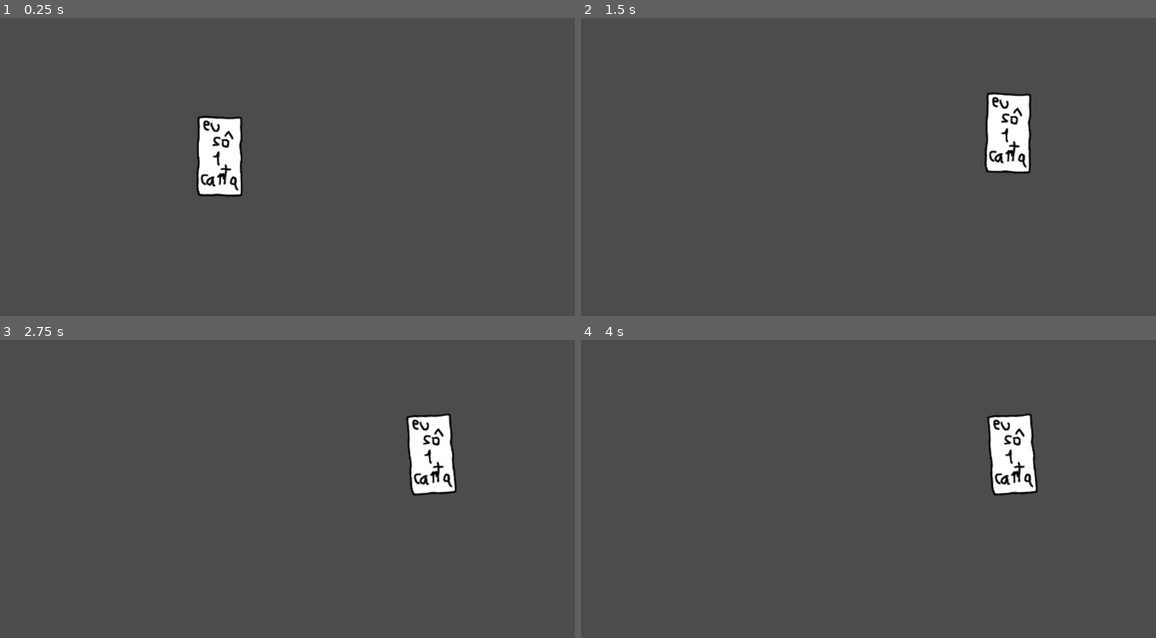
Above: before the commit, frames 1-4 (two rows, left to right).
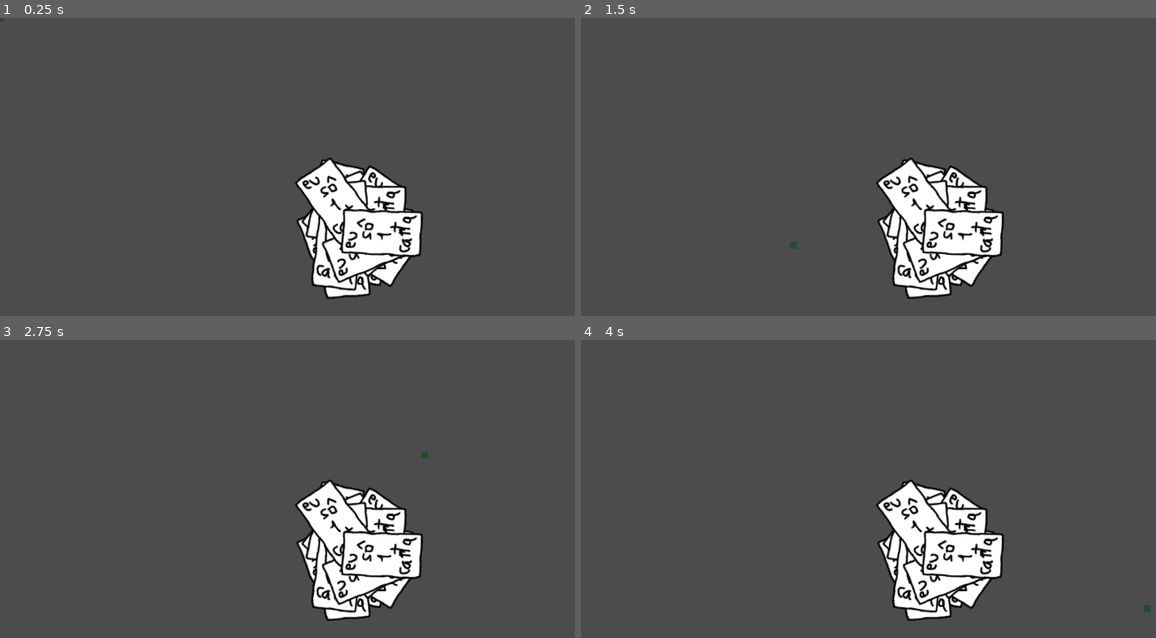
Above: after the commit, the same moments.

Repository: brocoli/ld43
Game: Godot game, scene res://scene/Main.tscn
Same seed, same stepped clock (60 frames per second), same inputs: the game is played once before the commit and once after it.
Inputs (mouse positions are in pixels of both pictures, inside the frame that each line leads up to):
- Up to frame 1 (0.25 s): no input
- Up to frame 2 (1.5 s): tap Enter at 0.5 s; drag from (799, 155) to (1006, 134) at 0.52 s; drag from (793, 244) to (897, 307) at 1.27 s
- Up to frame 3 (2.75 s): move the mouse to (425, 456) at 2.02 s; click (425, 456) at 2.17 s
- Up to frame 4 (4 s): drag from (897, 629) to (724, 486) at 2.77 s; tap Space at 3.5 s; move the mouse to (1144, 608) at 3.52 s; click (1144, 608) at 3.67 s

The runs differ from the first frame. In frame 1, 9.1% of the frame differs, in the area x 0-74%, y 0-95%; in frame 2, 9.1%, in the area x 36-79%, y 24-95%; in frame 3, 9.1%; in frame 4, 9.1%.

Commit message:
Fix order of grabbing cards

Diff:
--- a/Area2D.gd
+++ /dev/null
@@ -1,15 +0,0 @@
-extends Area2D
-
-# class member variables go here, for example:
-# var a = 2
-# var b = "textvar"
-
-func _ready():
-	# Called when the node is added to the scene for the first time.
-	# Initialization here
-	pass
-
-#func _process(delta):
-#	# Called every frame. Delta is time since last frame.
-#	# Update game logic here.
-#	pass
--- a/scene/Card.gd
+++ /dev/null
@@ -1,28 +0,0 @@
-extends RigidBody2D
-signal hit
-
-export (PackedScene) var TouchDragPhysics
-
-var draggableBody = null
-
-func _unhandled_input(event):
-	if event is InputEventMouseButton and not event.pressed and draggableBody != null:
-		drop()
-	if (draggableBody != null) and event is InputEventMouseMotion:
-		draggableBody.position += event.relative
-
-func _input_event(viewport, event, shape_idx):
-	if event is InputEventMouseButton and event.pressed and draggableBody == null:
-		lift()
-
-func lift():
-	draggableBody = TouchDragPhysics.instance()
-	draggableBody.position = get_viewport().get_mouse_position()
-	get_parent().add_child(draggableBody)
-
-	var joint = draggableBody.get_node("PinJoint2D")
-	joint.set_node_b(get_path())
-
-func drop():
-	get_parent().remove_child(draggableBody)
-	draggableBody = null
--- a/scene/Card.tscn
+++ b/scene/Card.tscn
@@ -1,19 +1,17 @@
-[gd_scene load_steps=5 format=2]
+[gd_scene load_steps=3 format=2]
 
-[ext_resource path="res://scene/Card.gd" type="Script" id=1]
-[ext_resource path="res://scene/TouchDragPhysics.tscn" type="PackedScene" id=2]
-[ext_resource path="res://art/card.png" type="Texture" id=3]
+[ext_resource path="res://art/card.png" type="Texture" id=1]
 
 [sub_resource type="RectangleShape2D" id=1]
 
 custom_solver_bias = 0.0
 extents = Vector2( 31.8622, 57.2465 )
 
-[node name="Card" type="RigidBody2D" index="0"]
+[node name="Card" type="RigidBody2D"]
 
-input_pickable = true
+input_pickable = false
 collision_layer = 1
-collision_mask = 1
+collision_mask = 0
 mode = 0
 mass = 1.0
 friction = 1.0
@@ -29,14 +27,13 @@
 linear_damp = -1.0
 angular_velocity = 0.0
 angular_damp = -1.0
-script = ExtResource( 1 )
-_sections_unfolded = [ "Angular", "Applied Forces", "Collision", "Linear", "Pickable" ]
-TouchDragPhysics = ExtResource( 2 )
+_sections_unfolded = [ "Angular", "Applied Forces", "Collision", "Linear", "Pickable", "Transform", "Z Index" ]
 
 [node name="Sprite" type="Sprite" parent="." index="0"]
 
-texture = ExtResource( 3 )
+texture = ExtResource( 1 )
 
 [node name="CollisionShape2D" type="CollisionShape2D" parent="." index="1"]
 
 shape = SubResource( 1 )
+_sections_unfolded = [ "Material", "Transform", "Visibility", "Z Index" ]
--- /dev/null
+++ b/scene/CardHandler.gd
@@ -0,0 +1,68 @@
+extends Node
+
+export (PackedScene) var Card
+export (PackedScene) var TouchDragPhysics
+export (int) var amount
+export (float) var radius
+
+var focusedCard
+var draggableBody
+
+func _ready():
+	spawn_cards()
+
+func spawn_cards():
+	for i in range(amount):
+		spawn_card(i)
+
+func spawn_card(i):
+	var distance = rand_range(0, radius)
+	var angle = rand_range(0, 2*PI)
+	var pos = Vector2(distance*cos(angle), distance*sin(angle))
+
+	var rot = rand_range(0, 2*PI)
+
+	var card = Card.instance()
+	card.position = pos
+	card.rotation = rot
+	card.z_index = i
+
+	add_child(card)
+
+func _input(event):
+	if event is InputEventMouseButton and not event.pressed and focusedCard != null:
+		drop_card()
+
+	if focusedCard != null and event is InputEventMouseMotion:
+		draggableBody.position += event.relative
+
+
+func try_lift_card(bodies):
+	if focusedCard == null:
+		var card = null
+		var max_z = -INF
+
+		for stuffzor in bodies:
+			var new_z = stuffzor.z_index
+			if max_z < new_z:
+				max_z = new_z
+				card = stuffzor
+
+		if card != null:
+			lift_card(card)
+
+func lift_card(card):
+	focusedCard = card
+
+	draggableBody = TouchDragPhysics.instance()
+	draggableBody.position = get_viewport().get_mouse_position()
+	get_node("/root/Main").add_child(draggableBody)
+
+	var joint = draggableBody.get_node("PinJoint2D")
+	joint.set_node_b(card.get_path())
+
+func drop_card():
+	get_node("/root/Main").remove_child(draggableBody)
+	draggableBody = null
+
+	focusedCard = null
--- /dev/null
+++ b/scene/CardHandler.tscn
@@ -0,0 +1,33 @@
+[gd_scene load_steps=4 format=2]
+
+[ext_resource path="res://scene/CardHandler.gd" type="Script" id=1]
+[ext_resource path="res://scene/Card.tscn" type="PackedScene" id=2]
+[ext_resource path="res://scene/TouchDragPhysics.tscn" type="PackedScene" id=3]
+
+[node name="CardHandler" type="Node2D" index="0"]
+
+script = ExtResource( 1 )
+_sections_unfolded = [ "Material", "Transform", "Visibility", "Z Index" ]
+Card = ExtResource( 2 )
+TouchDragPhysics = ExtResource( 3 )
+amount = 20
+radius = 50.0
+
+[node name="ColorRect" type="ColorRect" parent="." index="0"]
+
+anchor_left = 0.0
+anchor_top = 0.0
+anchor_right = 0.0
+anchor_bottom = 0.0
+margin_left = -5.0
+margin_top = -5.0
+margin_right = 5.0
+margin_bottom = 5.0
+rect_pivot_offset = Vector2( 0, 0 )
+rect_clip_content = false
+mouse_filter = 0
+mouse_default_cursor_shape = 0
+size_flags_horizontal = 1
+size_flags_vertical = 1
+color = Color( 0.358626, 0.0561981, 0.496094, 0.501961 )
+_sections_unfolded = [ "Margin" ]
--- /dev/null
+++ b/scene/CardPicker.gd
@@ -0,0 +1,10 @@
+extends Area2D
+
+func _input(event):
+	if event is InputEventMouseButton:
+		var bodies = get_overlapping_bodies()
+		get_node("/root/Main/CardHandler").try_lift_card(bodies)
+
+func _unhandled_input(event):
+	if event is InputEventMouseMotion:
+		position = get_viewport().get_mouse_position()
--- /dev/null
+++ b/scene/CardPicker.tscn
@@ -0,0 +1,44 @@
+[gd_scene load_steps=3 format=2]
+
+[ext_resource path="res://scene/CardPicker.gd" type="Script" id=1]
+
+[sub_resource type="CircleShape2D" id=1]
+
+custom_solver_bias = 0.0
+radius = 10.0
+
+[node name="CardPicker" type="Area2D"]
+
+input_pickable = false
+gravity_vec = Vector2( 0, 1 )
+gravity = 98.0
+linear_damp = 0.1
+angular_damp = 1.0
+audio_bus_override = false
+audio_bus_name = "Master"
+script = ExtResource( 1 )
+_sections_unfolded = [ "Material", "Pickable", "Transform", "Visibility", "Z Index" ]
+
+[node name="CollisionShape2D" type="CollisionShape2D" parent="." index="0"]
+
+shape = SubResource( 1 )
+_sections_unfolded = [ "Transform", "Z Index" ]
+
+[node name="ColorRect" type="ColorRect" parent="." index="1"]
+
+anchor_left = 0.0
+anchor_top = 0.0
+anchor_right = 0.0
+anchor_bottom = 0.0
+margin_left = -5.0
+margin_top = -5.0
+margin_right = 5.0
+margin_bottom = 5.0
+rect_pivot_offset = Vector2( 0, 0 )
+rect_clip_content = false
+mouse_filter = 0
+mouse_default_cursor_shape = 0
+size_flags_horizontal = 1
+size_flags_vertical = 1
+color = Color( 0.0285645, 0.28125, 0.0561961, 0.501961 )
+_sections_unfolded = [ "Margin" ]
--- a/scene/Main.tscn
+++ b/scene/Main.tscn
@@ -1,9 +1,16 @@
-[gd_scene load_steps=2 format=2]
+[gd_scene load_steps=3 format=2]
 
-[ext_resource path="res://scene/Card.tscn" type="PackedScene" id=1]
+[ext_resource path="res://scene/CardHandler.tscn" type="PackedScene" id=1]
+[ext_resource path="res://scene/CardPicker.tscn" type="PackedScene" id=2]
 
-[node name="Main" type="Node"]
+[node name="Main" type="Node2D"]
 
-[node name="Card" parent="." index="0" instance=ExtResource( 1 )]
+z_index = 2
+_sections_unfolded = [ "Pause", "Z Index" ]
 
-position = Vector2( 318.005, 200.554 )
+[node name="CardHandler" parent="." index="0" instance=ExtResource( 1 )]
+
+position = Vector2( 510, 300 )
+_sections_unfolded = [ "Material", "Pause", "Transform", "Visibility", "Z Index" ]
+
+[node name="CardPicker" parent="." index="1" instance=ExtResource( 2 )]
--- a/scene/TouchDragPhysics.tscn
+++ b/scene/TouchDragPhysics.tscn
@@ -9,7 +9,7 @@
 
 input_pickable = false
 collision_layer = 1
-collision_mask = 1
+collision_mask = 0
 collision/safe_margin = 0.08
 _sections_unfolded = [ "Collision", "Pickable", "Transform", "Z Index", "collision" ]
 
@@ -27,7 +27,6 @@
 
 [node name="ColorRect" type="ColorRect" parent="." index="2"]
 
-visible = false
 anchor_left = 0.0
 anchor_top = 0.0
 anchor_right = 0.0
@@ -42,5 +41,5 @@
 mouse_default_cursor_shape = 0
 size_flags_horizontal = 1
 size_flags_vertical = 1
-color = Color( 0.867188, 0.0440369, 0.0440369, 1 )
+color = Color( 0.867188, 0.0440369, 0.0440369, 0.501961 )
 _sections_unfolded = [ "Anchor", "Margin" ]
